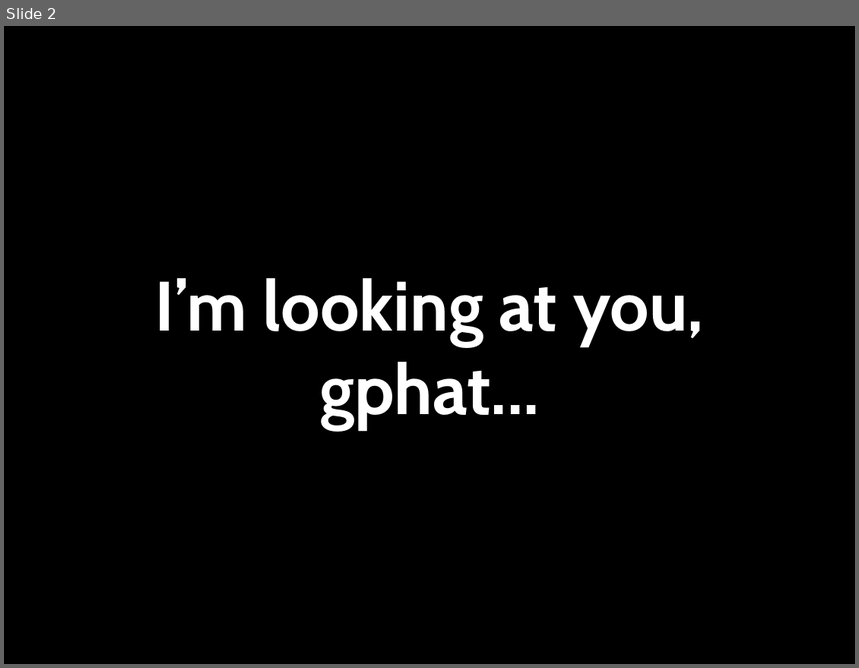
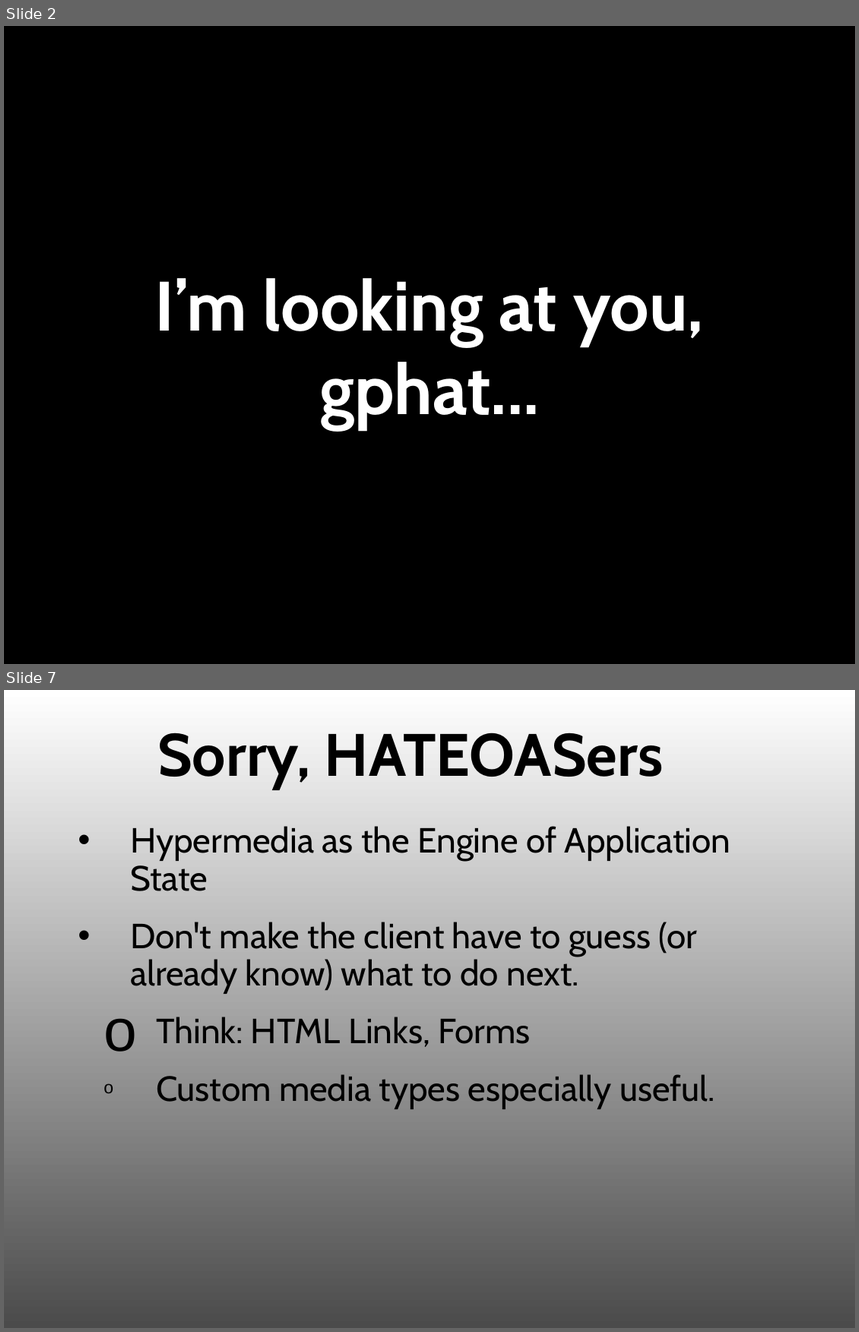
Before and after one commit to ubu/yapcna_2012, a slide deck: magpie.ppt. Shown one above the other, each under a label of ours: slide 2 before the commit, slides 2 and 7 after it; the slides between them are not shown. The pictures are 859x668 and 859x1332 pixels, drawn with LibreOffice and Linux fonts; fonts in the diff are those of the drawing. Boxes give left, top, right and bottom in pixels: in the first picture for what was removed or moved away, otherwise in the second. Text is boxed around its words. In the diff, an @@ line names an element or a change of style, - is before the commit and + after.

Commit message:
Welp, this will have to do...

```diff
--- a/magpie.ppt
+++ b/magpie.ppt
@@ slide 7 added at [4,690,855,1328], background gradient #FFFFFF to #4B4B4B @@
@@ title added at [158,733,664,790], 72 pt, text #000000, bold @@
+Sorry, HATEOASers
@@ text added at [130,826,731,1110], 42 pt, text #000000 @@
+• Hypermedia as the Engine of Application State
+• Don't make the client have to guess (or already know) what to do next.
+  o Think: HTML Links, Forms
+  o Custom media types especially useful.
```
Also in this commit, not shown: 2 slides changed, 24 other slides added, 5 other files.
